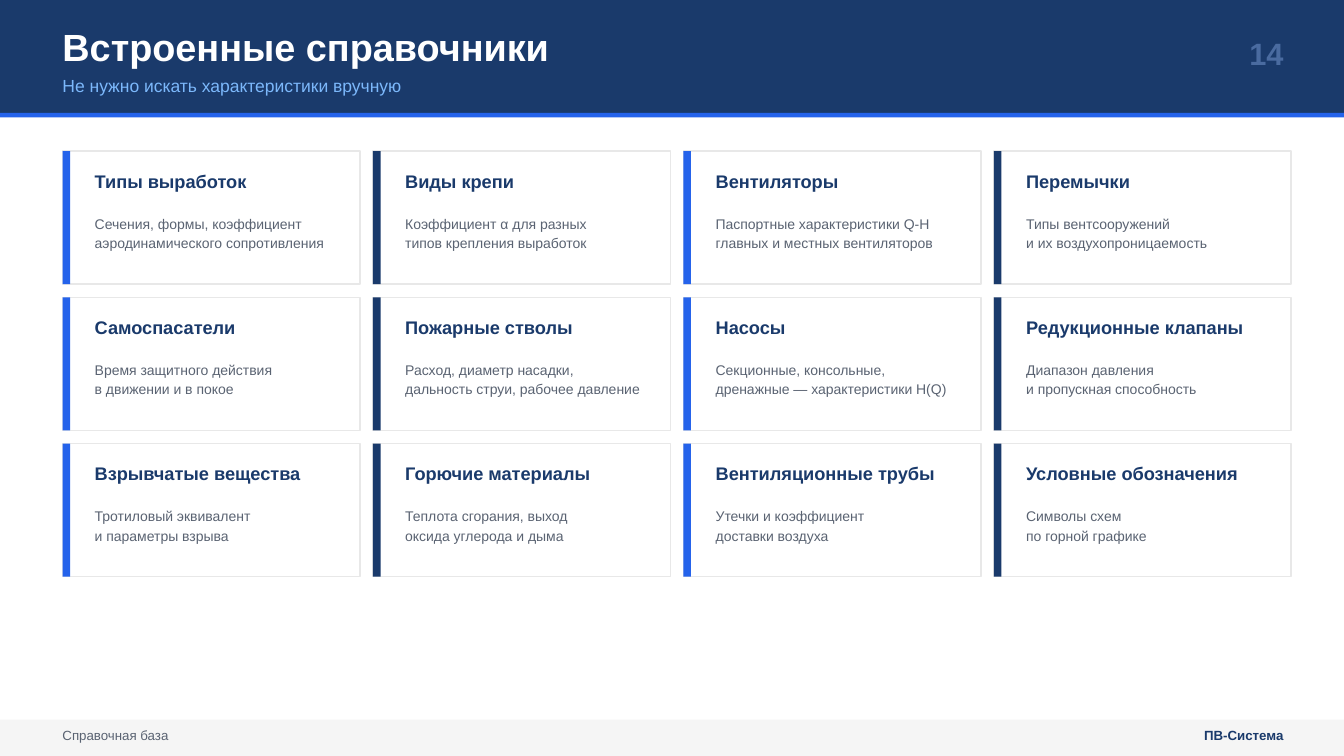
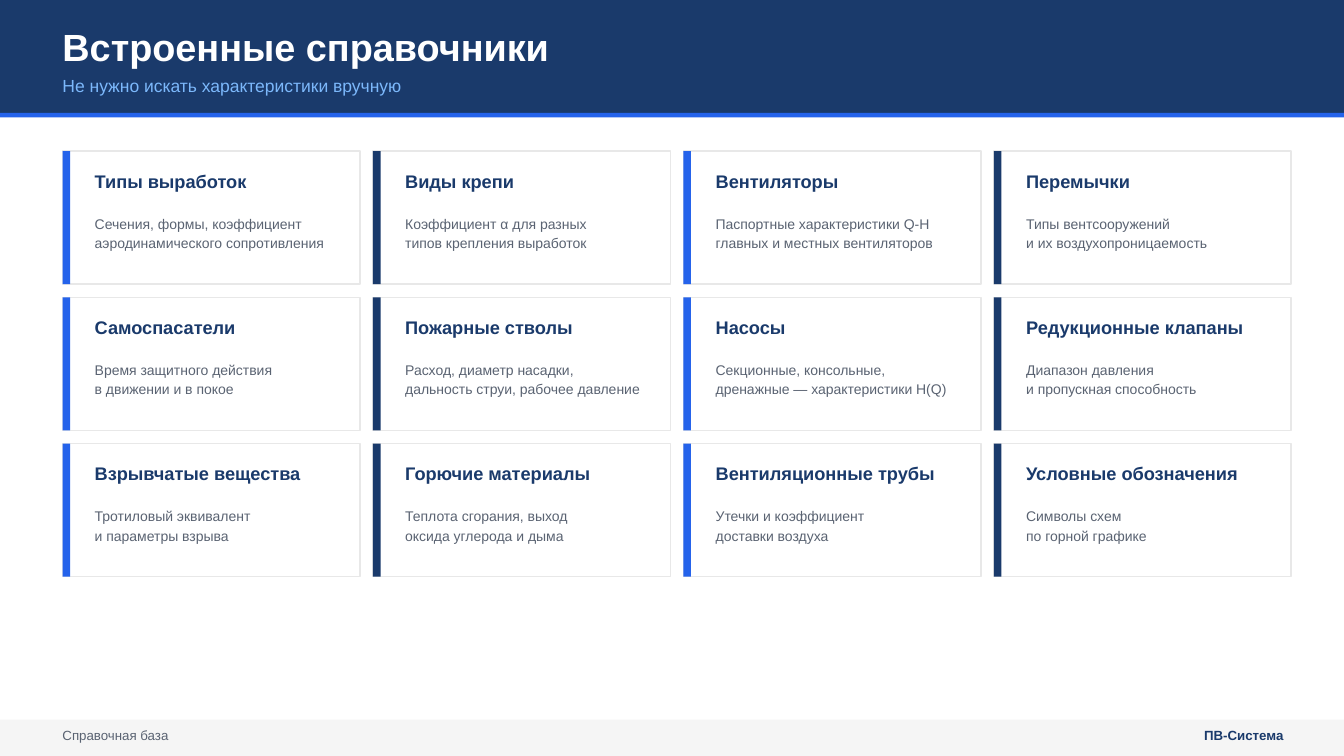
Before and after one commit to pvsistema/ventilation-system-design, a slide deck: slide 18 of public/PV-Sistema-prezentaciya.pptx (slide 15 before the commit). Drawn at 1344x756 pixels with LibreOffice and Linux fonts; fonts in the diff are those of the drawing. Boxes give left, top, right and bottom in pixels: in the first picture for what was removed or moved away, otherwise in the second. Text is boxed around its words. In the diff, an @@ line names an element or a change of style, - is before the commit and + after.

```diff
--- a/public/PV-Sistema-prezentaciya.pptx
+++ b/public/PV-Sistema-prezentaciya.pptx
@@ text removed at bbox=[1249, 44, 1283, 65] @@
-14
```
Also in this commit, not shown: 18 other slides changed, 3 slides added.
